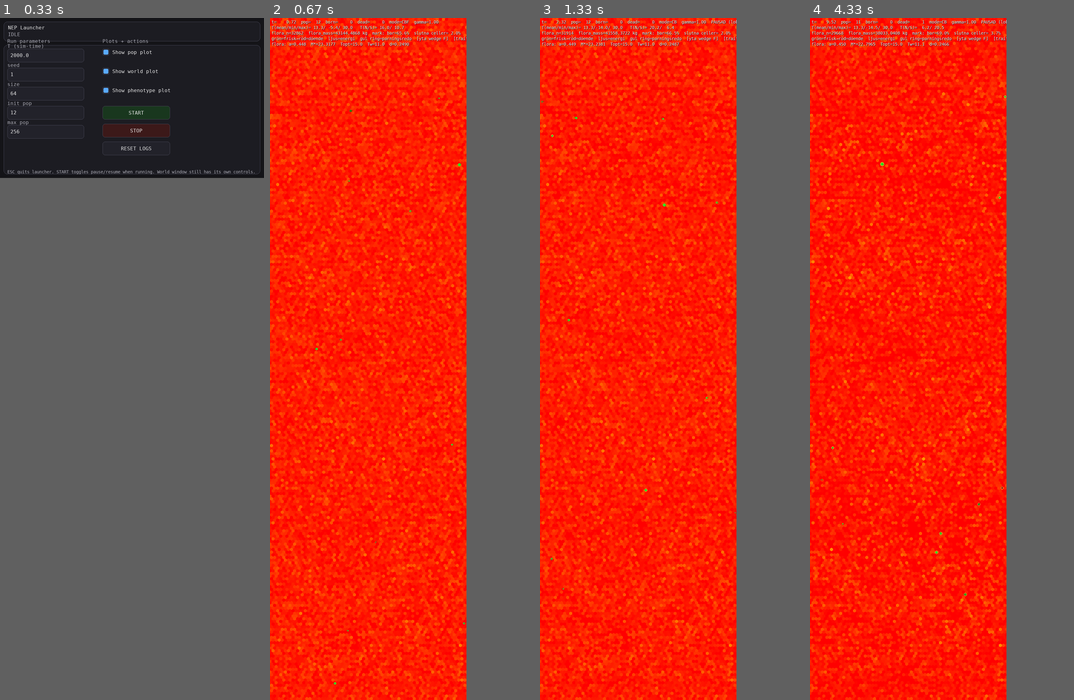
Above: before the commit, frames 1-4 (left to right).
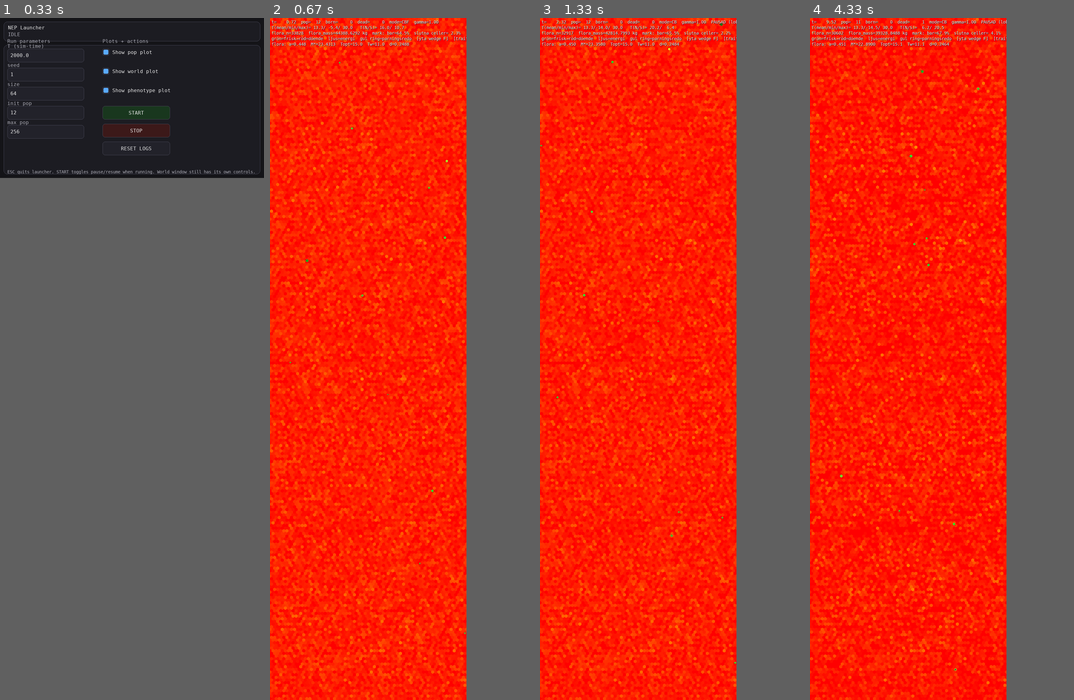
Above: after the commit, the same moments.

Repository: JoakimStorck/nep-process
Game: pygame game, started from nep_gui_launcher.py
The game is run twice, just before and just after one commit, with the same random seed, the same clock (stepped at 60 frames per second) and the same inputs.
Inputs:
- Up to frame 1 (0.33 s): no input
- Up to frame 2 (0.67 s): click "START" at 0.38 s
- Up to frame 3 (1.33 s): tap Space at 0.67 s; tap 1 at 1 s
- Up to frame 4 (4.33 s): no input

Frame 1 is identical in both runs. In frame 2, 9.8% of the frame differs, in the area x 0-75%, y 0-100%; in frame 3, 12%; in frame 4, 20%.

Commit message:
Säsongsbunden parning
Beredskapen var asynkron: varje individ blev redo på sin egen tidtabell.
Uppmätt i p97 var 14,8 procent av agenttickarna reproduktivt klara, och två
djur måste vara det samtidigt: 0,148² = 2,2 procent, innan de ens ska hitta
varandra. Kvadreringen är det som dödar reproduktionen.

Det förklarar också varför 0097 inte hjälpte: att söka närmaste villiga i
stället för närmaste artfrände gör målet längre bort när villiga är
sällsynta, och andelen utanför parningsradien steg från 21,8 till 23,3.

Grindas beredskapen till en period blir alla redo samtidigt. Ett
tvåmånadersfönster ger 1,0² × 2 = 2,0 månadsekvivalenter per år mot dagens
0,148² × 12 = 0,26.

breed_phase och breed_sync som två loci, von Mises-grind
exp(k·(cos Δ − 1)) >= 0,5. Vid k = 0 är grinden konstant ett. Kuen är
årscykeln som redan finns, så ingen ny perception behövs.

Avvägningen är verklig: en strikt säsongsparare som missar fönstret väntar
ett år. n_traits 38 -> 40.

Diff:
--- a/phenotype.py
+++ b/phenotype.py
@@ -80,6 +80,8 @@
     sociability: float
     mobility: float
     cold_aversion: float
+    breed_phase: float
+    breed_sync: float
     sense_strength: float
 
     # Vävnadens strukturandel. Body behöver den för katabolismens utbyte och
@@ -173,9 +175,34 @@
 # omöjligt.
 _T_MATURITY        = 37
 
+# Säsongsbunden parning. Två loci: när på året och hur snävt.
+#
+# Beredskapen är i dag asynkron — varje individ blir redo på sin egen
+# tidtabell. Uppmätt i p97 var 14,8 procent av agenttickarna reproduktivt
+# klara, och två djur måste vara det *samtidigt*: 0,148² = 2,2 procent, innan
+# de ens ska hitta varandra. Det är kvadreringen som dödar reproduktionen.
+#
+# Grindas beredskapen till en period blir alla redo samtidigt. Ett
+# tvåmånadersfönster ger 1,0² × 2 = 2,0 månadsekvivalenter per år mot dagens
+# 0,148² × 12 = 0,26 — ungefär åtta gånger fler tillfällen.
+#
+# `breed_phase` är fasen i årscykeln, `breed_sync` skärpan. Vid skärpa noll är
+# grinden konstant ett, alltså dagens asynkrona beteende — nuvarande läge är en
+# punkt i rummet snarare än något som tas bort.
+#
+# Avvägningen är verklig: en strikt säsongsparare som missar fönstret väntar
+# ett år. Ju snävare synkronisering, desto större vinst i mötesfrekvens och
+# desto större risk att individen inte är i kondition just då.
+_T_BREED_PHASE     = 38
+_T_BREED_SYNC      = 39
+
 @dataclass(frozen=True)
 class PhenoRanges:
     # maturity
+    # Säsongsparning
+    breed_sync_min: float = 0.0
+    breed_sync_max: float = 6.0    # von Mises-liknande skärpa; 0 = ingen säsong
+
     A_mature_min: float = 5.0
     A_mature_max: float = 20.0   # var 40.0 — kortare mognadsperiod relativt livslängden
 
@@ -332,6 +359,9 @@
         sociability=float(u_soc),
         mobility=float(u_mob),
         cold_aversion=float(_lerp(R.cold_aversion_min, R.cold_aversion_max, u_cold)),
+        breed_phase=float(_sigmoid(_get_trait(traits, _T_BREED_PHASE))),
+        breed_sync=float(_lerp(R.breed_sync_min, R.breed_sync_max,
+                               _sigmoid(_get_trait(traits, _T_BREED_SYNC)))),
         sense_strength=float(u_sense),
         diet=float(_lerp(R.diet_min, R.diet_max, u_diet)),
         predation=float(_lerp(R.predation_min, R.predation_max, u_predation)),
@@ -369,6 +399,8 @@
         "sociability": float(p.sociability),
         "mobility": float(p.mobility),
         "cold_aversion": float(p.cold_aversion),
+        "breed_phase": float(p.breed_phase),
+        "breed_sync": float(p.breed_sync),
         "sense_strength": float(p.sense_strength),
         "hidden_1": int(p.hidden_1),
         "hidden_2": int(p.hidden_2),
--- a/population.py
+++ b/population.py
@@ -200,7 +200,7 @@
     store_growth_min_chunk: int = 256
     store_growth_factor: float = 2.0
 
-    n_traits: int = 38   # +1: _T_MATURITY = 37, mognadströskel
+    n_traits: int = 40   # +2: _T_BREED_PHASE = 38, _T_BREED_SYNC = 39
 
     spawn_jitter_r: float = 1.5
 
@@ -875,6 +875,26 @@
         efrac = E / Ecap
         if efrac < float(ag.pheno.E_repro_min):
             return False
+
+        # Säsongsgrind. Beredskapen var asynkron: varje individ blev redo på
+        # sin egen tidtabell, och två djur måste vara det samtidigt. Uppmätt i
+        # p97 var 14,8 procent klara vid en given tick, alltså 2,2 procents
+        # sannolikhet att båda är det — innan de ens ska hitta varandra.
+        #
+        # Grinden är von Mises-liknande: exp(k·(cos Δ − 1)), som är ett vid
+        # fasens topp och avtar med skärpan k. Vid k = 0 är den konstant ett,
+        # så det asynkrona beteendet är bevarat som specialfall och inte
+        # borttaget.
+        #
+        # Kuen är årscykeln som redan finns — `year_len` med sinusformad
+        # temperatur — så ingen ny perception behövs.
+        k = float(getattr(ag.pheno, "breed_sync", 0.0))
+        if k > 1e-6:
+            yl = max(1e-9, float(getattr(self.WP, "year_len", 12.0)))
+            frac = (float(self.t) / yl) % 1.0
+            d = 2.0 * math.pi * (frac - float(ag.pheno.breed_phase))
+            if math.exp(k * (math.cos(d) - 1.0)) < 0.5:
+                return False
 
         return True
 
Not shown, changed: TODO.md
